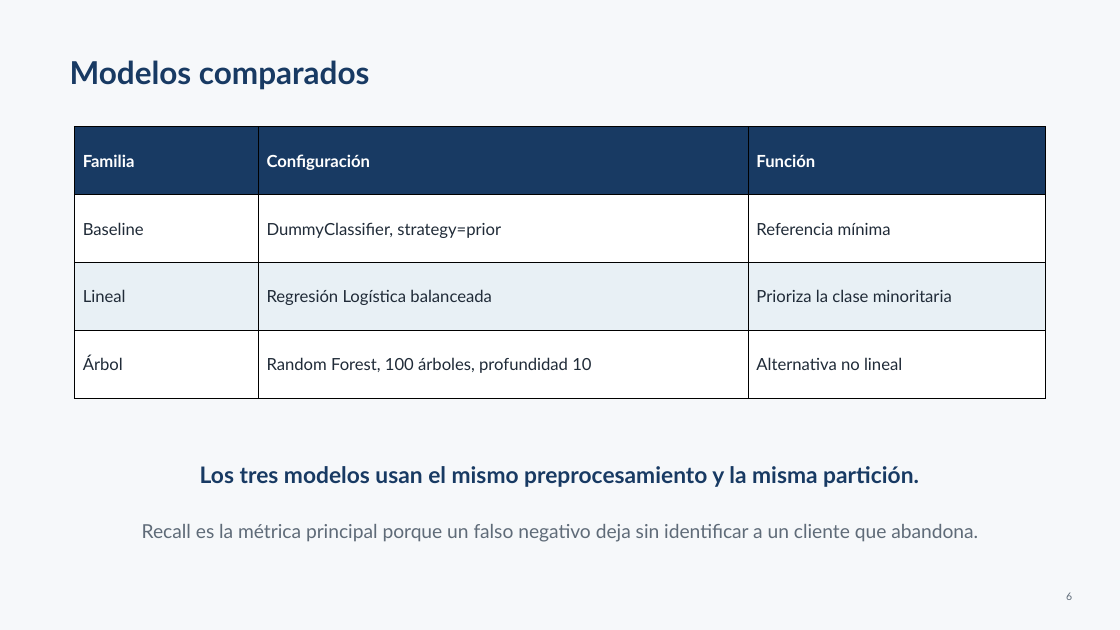
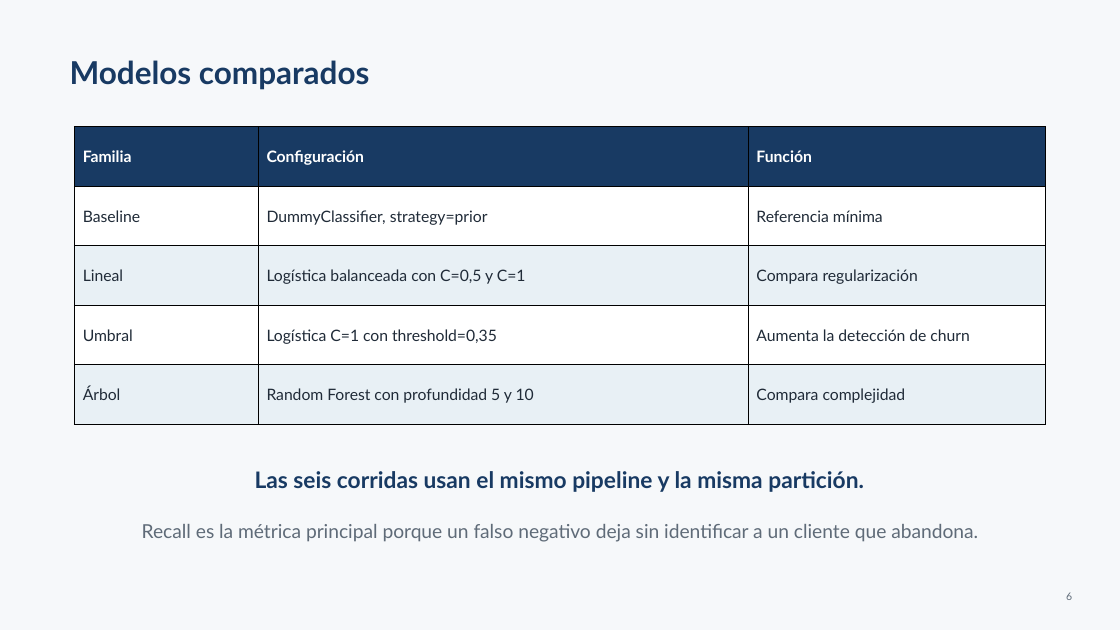
Before and after one commit to alfonsinadiaz/customer-churn-ml, a slide deck: slide 6 of Presentacion_Customer_Churn_Profesor.pptx. Drawn at 1120x630 pixels with LibreOffice and Linux fonts; fonts in the diff are those of the drawing. Boxes give left, top, right and bottom in pixels: in the first picture for what was removed or moved away, otherwise in the second. Text is boxed around its words. In the diff, an @@ line names an element or a change of style, - is before the commit and + after.

```diff
--- a/Presentacion_Customer_Churn_Profesor.pptx
+++ b/Presentacion_Customer_Churn_Profesor.pptx
@@ table at [75, 127, 1046, 424] @@
-row 3: Lineal | Regresión Logística balanceada | Prioriza la clase minoritaria
-row 4: Árbol | Random Forest, 100 árboles, profundidad 10 | Alternativa no lineal
+row 3: Lineal | Logística balanceada con C=0,5 y C=1 | Compara regularización
+row 4: Umbral | Logística C=1 con threshold=0,35 | Aumenta la detección de churn
+row 5: Árbol | Random Forest con profundidad 5 y 10 | Compara complejidad
@@ text at [255, 471, 864, 492]: text changed @@
-Los tres modelos usan el mismo preprocesamiento y la misma partición.
+Las seis corridas usan el mismo pipeline y la misma partición.
```
Also in this commit, not shown: 4 other slides changed, 1 slide added, 1 slide removed, 1 other file.
